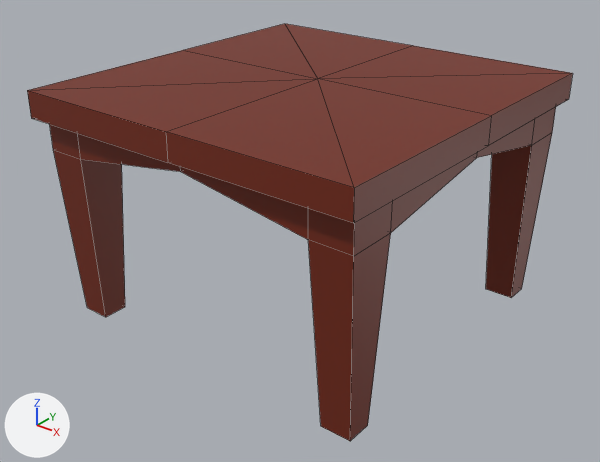
An edit to the FBX model Assets/Art/3D assets/Cabaré/env_Mesa.fbx, drawn before and after from the same camera.
Rendered twice from a camera (50 mm lens) standing at (14.28, -18.35, 8.53) and looking at (0.22, -0.77, -2.37). Lighting does not change. The marker at lower left points along +X, +Y and +Z. Mesh edges are drawn as thin lines.

Objects in the first picture: 'env_Mesa'.
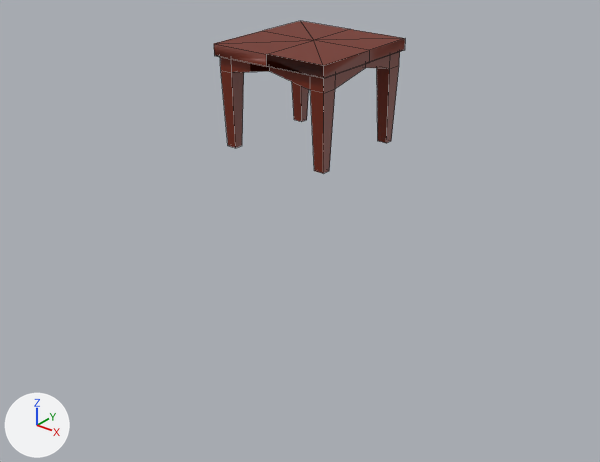
Pixel boxes [x1, y1, x2, y2] of what changed, in the pictures (600 x 462 px; the box of a moved part takes in the faces that stretch with it):
'env_Mesa', reshaped (65% narrower, 63% shorter)
    before: [27, 24, 573, 441]
    after: [214, 21, 405, 174]
part 1 of me_cube_005, moved or reshaped
    before: [50, 107, 556, 441]
    after: [220, 52, 400, 174]
part 2 of me_cube_005, moved or reshaped
    before: [27, 24, 573, 223]
    after: [214, 21, 405, 79]

The change, as a list of edits to the scene's bpy script:
```text
Change me_cube_005:
    where me_cube_005.from_pydata(...)  # 89 vertices, 85 faces; spans x -5.5..5.49, y -5.63..5.48, z -5.11..2.03
    used by ob_env_mesa; location = (0.0, 0.0, 0.0)
    me_cube_005 part 1: the loose piece of 64 vertices spanning x -5.26..5.26, y -5.23..5.14, z -5.11..1.52 is scaled about its middle by (0.344, 0.344, 0.424), then moved by (0.0, 0.03, 3.35)
    me_cube_005 part 2: the loose piece of 25 vertices spanning x -5.5..5.49, y -5.63..5.48, z 1.19..2.03 is scaled about its middle by (0.344, 0.344, 0.424), then moved by (0.0, 0.05, 1.39)
```
